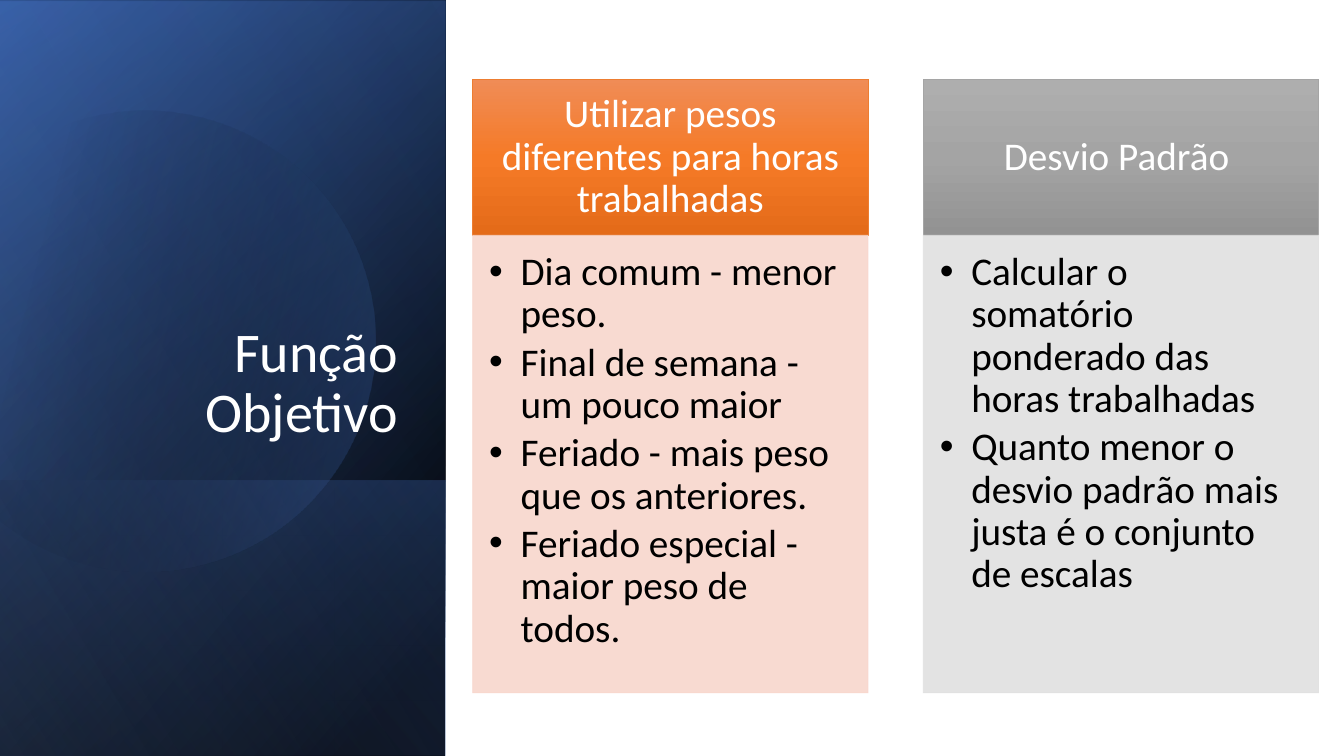
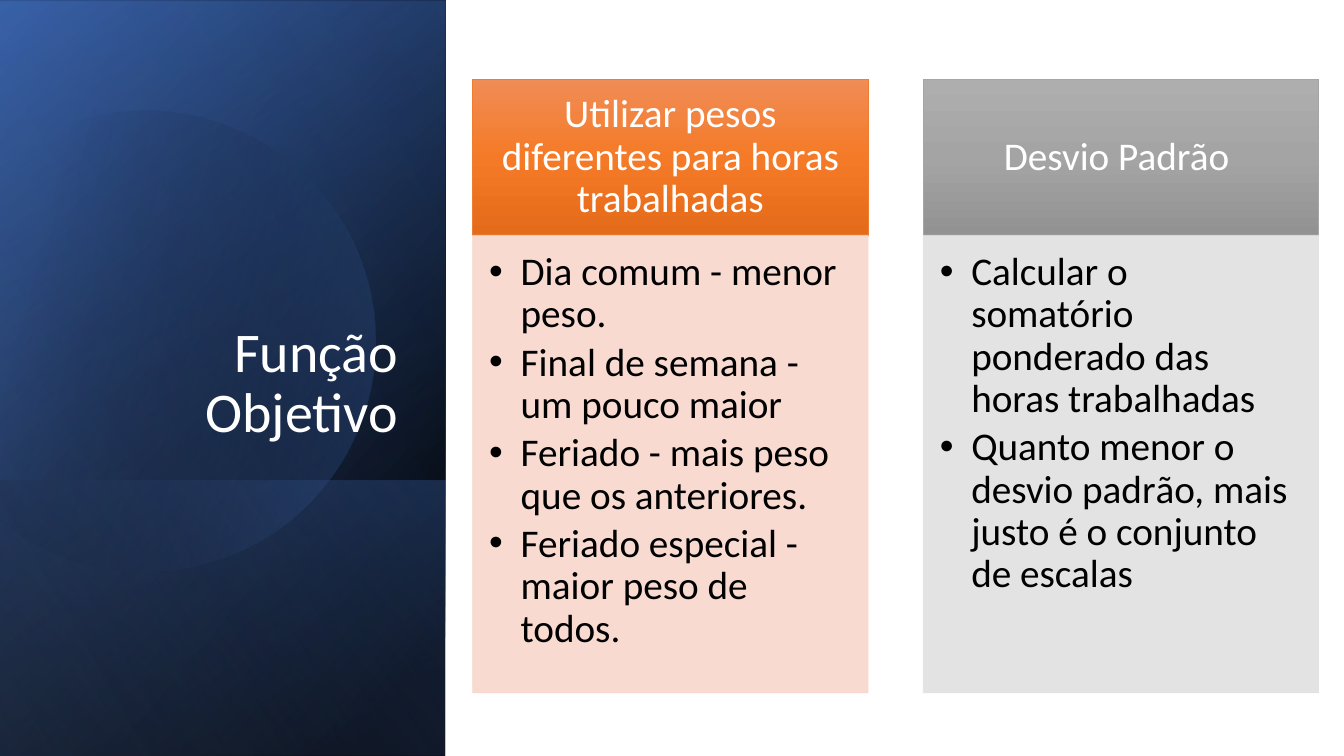
Before and after one commit to gdutramartins/bi-master-organizacao-planejamento, a slide deck: slide 9 of apresentacao/apresentacao-sobreaviso-ga.pptx. Drawn at 1344x756 pixels with LibreOffice and Linux fonts; fonts in the diff are those of the drawing. Boxes give left, top, right and bottom in pixels: in the first picture for what was removed or moved away, otherwise in the second. Text is boxed around its words. In the diff, an @@ line names an element or a change of style, - is before the commit and + after.

```diff
--- a/apresentacao/apresentacao-sobreaviso-ga.pptx
+++ b/apresentacao/apresentacao-sobreaviso-ga.pptx
@@ text at bbox=[971, 434, 1287, 588]: text changed @@
-  • Quanto menor o desvio padrão mais justa é o conjunto de escalas
+  • Quanto menor o desvio padrão, mais justo é o conjunto de escalas
```
Also in this commit, not shown: 7 other slides changed.
